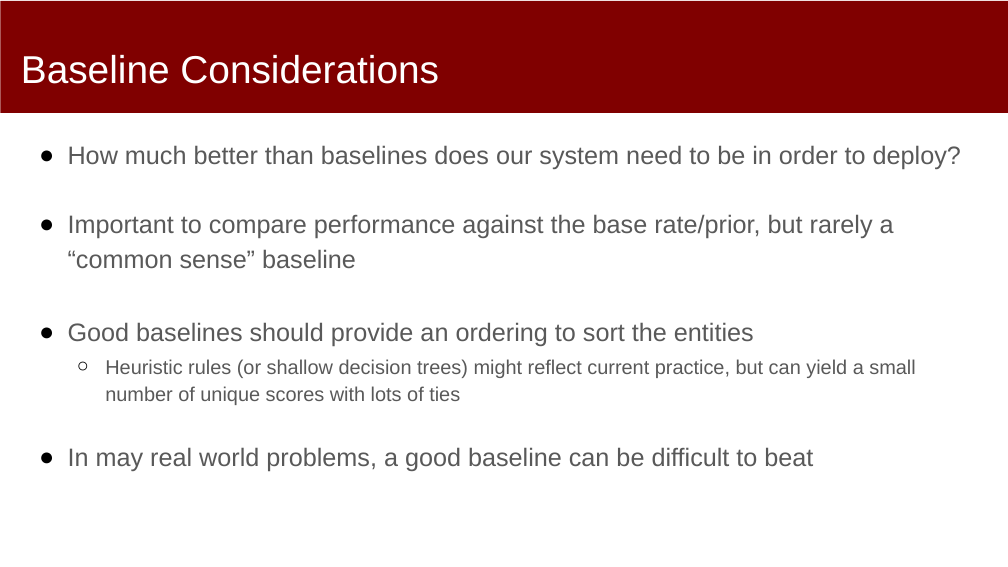
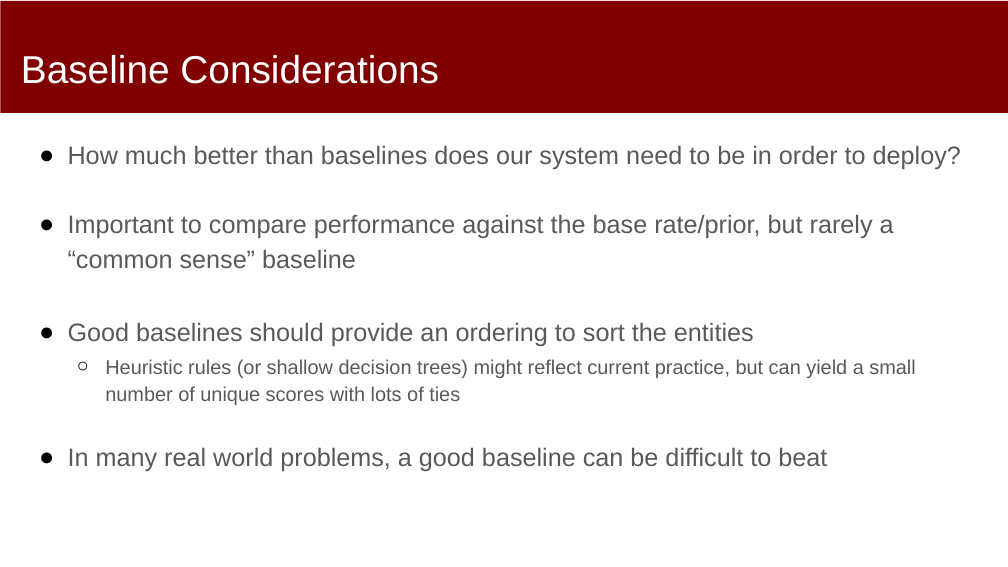
Before and after one commit to dssg/mlforpublicpolicylab, a slide deck: slide 11 of 03 - Data Exploration, Analytical Formulation, and Baselines/formulation-and-baselines.pptx. Drawn at 1008x567 pixels with LibreOffice and Linux fonts; fonts in the diff are those of the drawing. Boxes give left, top, right and bottom in pixels: in the first picture for what was removed or moved away, otherwise in the second. Text is boxed around its words. In the diff, an @@ line names an element or a change of style, - is before the commit and + after.

Commit message:
updated

```diff
--- a/03 - Data Exploration, Analytical Formulation, and Baselines/formulation-and-baselines.pptx
+++ b/03 - Data Exploration, Analytical Formulation, and Baselines/formulation-and-baselines.pptx
@@ text at box(68, 447, 827, 471): text changed @@
-● In may real world problems, a good baseline can be difficult to beat
+● In many real world problems, a good baseline can be difficult to beat
```
